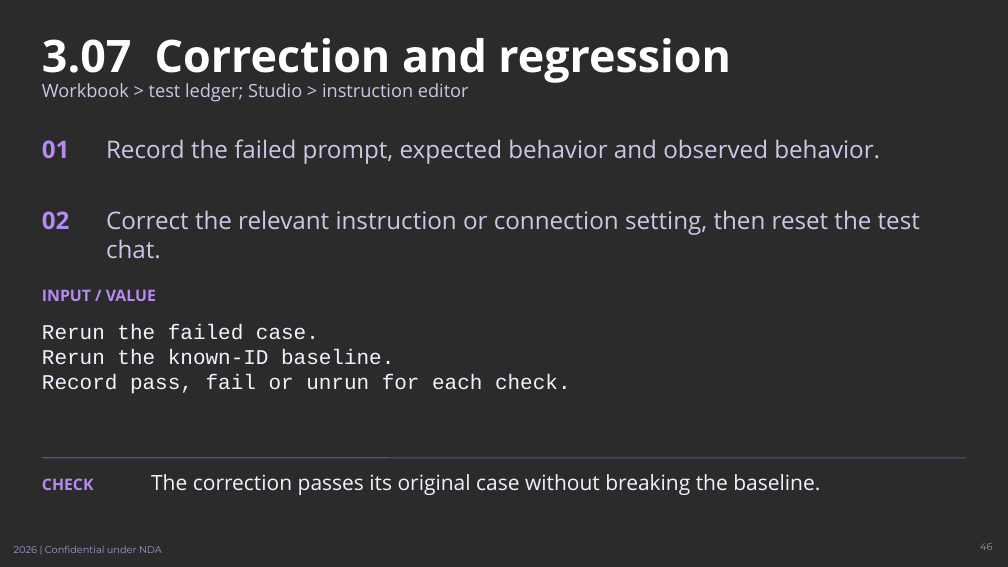
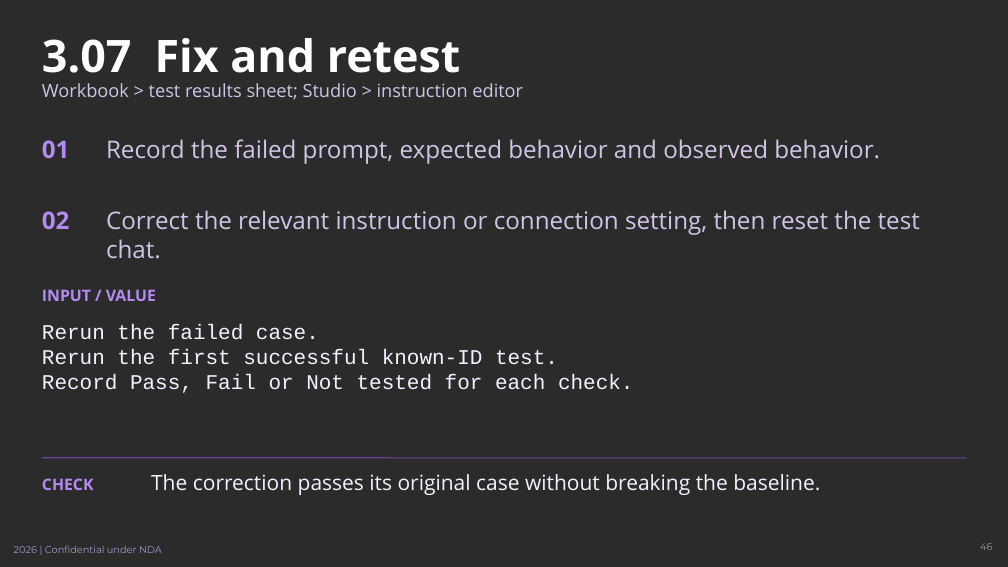
Before and after one commit to johnt-zenity/zenity-remediation-assistant, a slide deck: slide 46 of docs/training/zenity-teams-training.pptx. Drawn at 1008x567 pixels with LibreOffice and Linux fonts; fonts in the diff are those of the drawing; background and template pictures are left out; a plain dark background stands for a picture behind light text. Boxes give left, top, right and bottom in pixels: in the first picture for what was removed or moved away, otherwise in the second. Text is boxed around its words. In the diff, an @@ line names an element or a change of style, - is before the commit and + after.

Commit message:
Clarify training instructions and setup checks (#1)

```diff
--- a/docs/training/zenity-teams-training.pptx
+++ b/docs/training/zenity-teams-training.pptx
@@ title at <box>42,38,461,84</box>: text changed @@
-3.07 Correction and regression
+3.07 Fix and retest
@@ text at <box>42,83,523,100</box>: text changed @@
-Workbook > test ledger; Studio > instruction editor
+Workbook > test results sheet; Studio > instruction editor
@@ text at <box>42,349,634,393</box>: text changed @@
-Rerun the known-ID baseline.
-Record pass, fail or unrun for each check.
+Rerun the first successful known-ID test.
+Record Pass, Fail or Not tested for each check.
```
Also in this commit, not shown: 31 other slides changed, 6 other files.
